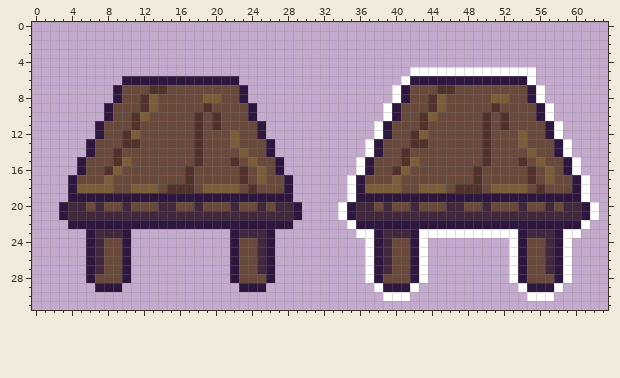
One commit to this pixel-art file: Assets/Assets/Objects far away/pill table.aseprite. Above is the file before it was changed.
64x32 pixels, 1 frame.
Now the later version:
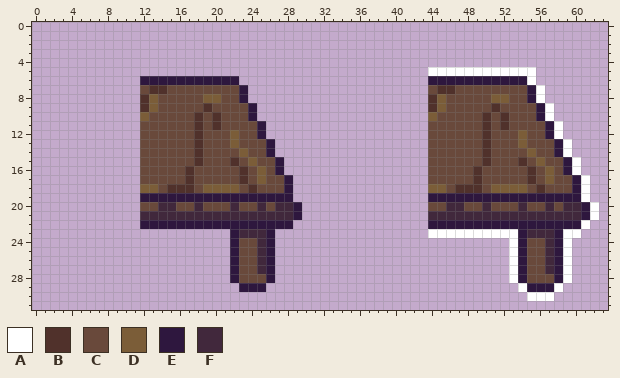
Palette (. is transparent): A #ffffff  B #50312b  C #69493b  D #7b5d38  E #2e173e  F #41283c
Change:
Layers "white pill table", "pill table":
Colour A is removed in row 5 at x 42 to 43; in row 6 at x 41; in rows 7 to 8 at x 40; in rows 9 to 10 at x 39; in rows 11 to 12 at x 38; in rows 13 to 14 at x 37.
Colour A is removed in rows 15 to 16 at x 36; in rows 17 to 19 at x 35; in rows 20 to 21 at x 34; in row 22 at x 35; in row 23 at x 36 to 37 and 43; in rows 24 to 28 at x 37 and 43.
Colour A is removed in row 29 at x 38 and 42; in row 30 at x 39 to 41.
Colour B is removed in rows 10 to 11 at x 11 and 43; in row 12 at x 10 and 42; in row 13 at x 10 to 11 and 42 to 43; in rows 14 to 15 at x 9 and 41; in row 16 at x 8 and 40.
Colour C is removed in rows 7 to 8 at x 10 to 11 and 42 to 43; in row 9 at x 9 to 11 and 41 to 43; in row 10 at x 9 to 10 and 41 to 42; in row 11 at x 8 to 10 and 40 to 42; in row 12 at x 8 to 9 and 40 to 41; in row 13 at x 7 to 9 and 39 to 41.
Colour C is removed in row 14 at x 7 to 8, 10 to 11, 39 to 40 and 42 to 43; in row 15 at x 6 to 8, 11, 38 to 40 and 43; in row 16 at x 6 to 7, 10 to 11, 38 to 39 and 42 to 43; in row 17 at x 5 to 7, 9 to 11, 37 to 39 and 41 to 43; in row 18 at x 9 to 10 and 41 to 42; in row 20 at x 6, 8 to 9, 11, 38, 40 to 41 and 43.
Colour C is removed in rows 24 to 27 at x 8 to 9 and 40 to 41; in row 28 at x 7 to 9 and 39 to 41.
Colour D is removed in row 12 at x 11 and 43; in row 15 at x 10 and 42; in row 16 at x 9 and 41; in row 17 at x 8 and 40; in row 18 at x 5 to 8, 11, 37 to 40 and 43.
Colour E is removed in row 6 at x 10 to 11 and 42 to 43; in rows 7 to 8 at x 9 and 41; in rows 9 to 10 at x 8 and 40; in rows 11 to 12 at x 7 and 39; in rows 13 to 14 at x 6 and 38; in rows 15 to 16 at x 5 and 37.
Colour E is removed in rows 17 to 18 at x 4 and 36; in row 19 at x 4 to 11 and 36 to 43; in rows 20 to 21 at x 3 and 35; in row 22 at x 4 to 11 and 36 to 43; in rows 23 to 28 at x 6, 10, 38 and 42; in row 29 at x 7 to 9 and 39 to 41.
Colour F is removed in row 20 at x 4 to 5, 7, 10, 36 to 37, 39 and 42; in row 21 at x 4 to 11 and 36 to 43; in row 23 at x 7 to 9 and 39 to 41; in rows 24 to 27 at x 7 and 39.
Where, in picture pixels (left, top, right, bottom), the same in both pictures:
erased: (338, 67, 428, 301)
erased: (59, 76, 140, 292)
